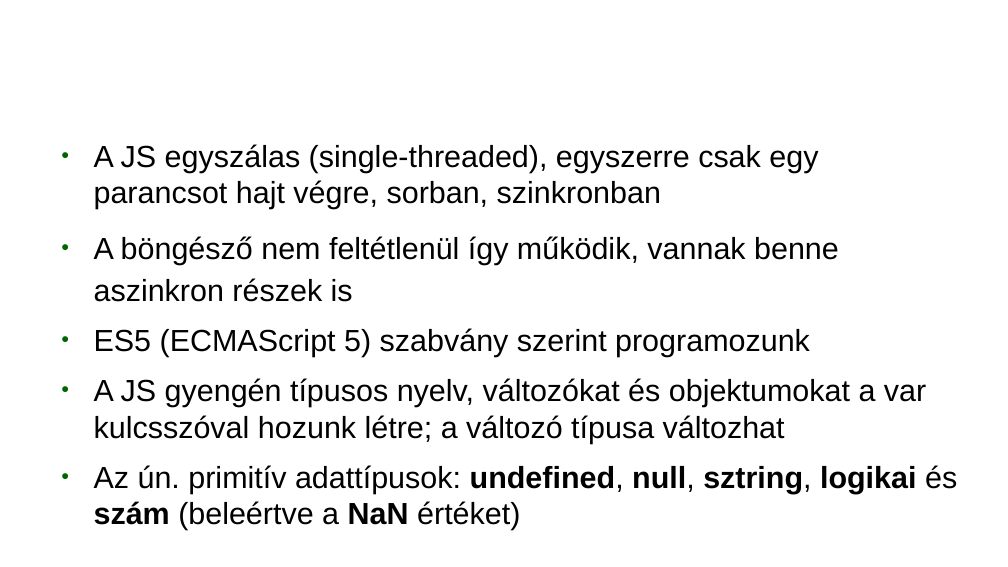
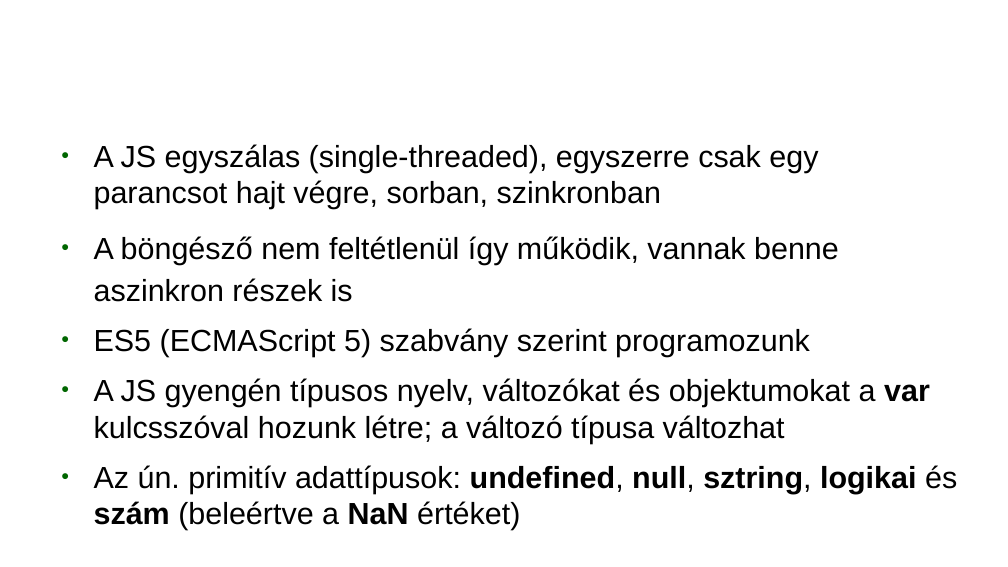
Before and after one commit to webandras/google_earth_engine_kutatas, a slide deck: slide 11 of google_earth_engine_gulacsi_andras_2018.odp. Drawn at 1008x567 pixels with LibreOffice and Linux fonts; fonts in the diff are those of the drawing; background and template pictures are left out. Boxes give left, top, right and bottom in pixels: in the first picture for what was removed or moved away, otherwise in the second. Text is boxed around its words. In the diff, an @@ line names an element or a change of style, - is before the commit and + after.

```diff
--- a/google_earth_engine_gulacsi_andras_2018.odp
+++ b/google_earth_engine_gulacsi_andras_2018.odp
@@ text at box(94, 378, 930, 443): bold on in "var" @@
```
Also in this commit, not shown: 7 other slides changed, 1 other file.
